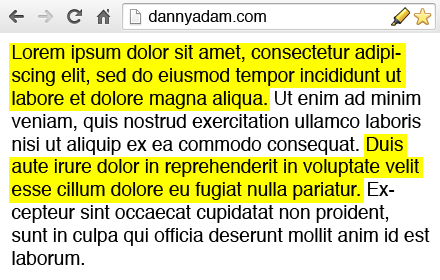
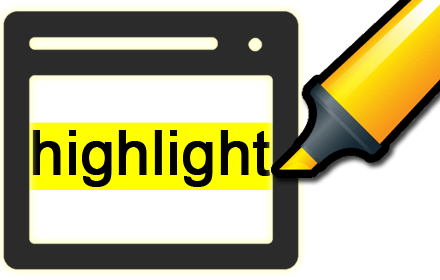
Two versions of the same layered image (440x280). Layer-by-layer changes:
painted on "Layer 4" over [9, 0, 440, 203]
painted on "Layer 2" over [0, 0, 440, 270]
renamed "Lorem ipsum dolor sit amet, consectetur adipiscing elit, sed do" to "highlight", moved it above "Layer 5", painted on it over [11, 45, 430, 265]
renamed "Layer 1" to "Layer 5", painted on it over [21, 57, 284, 190]
removed layer "Background" over [0, 0, 440, 277]
moved "Layer 3" below "Layer 5", painted on it over [0, 0, 440, 277]
